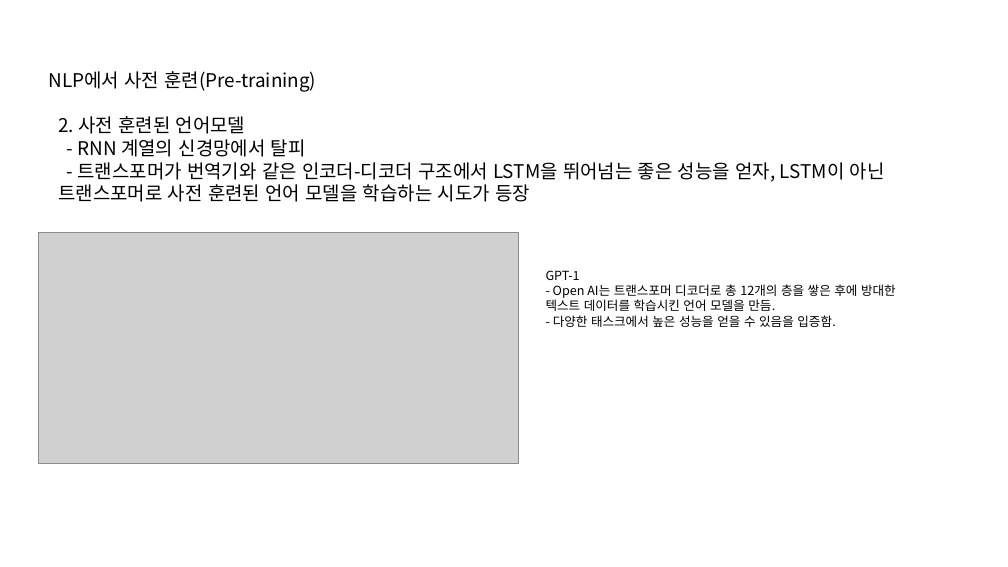
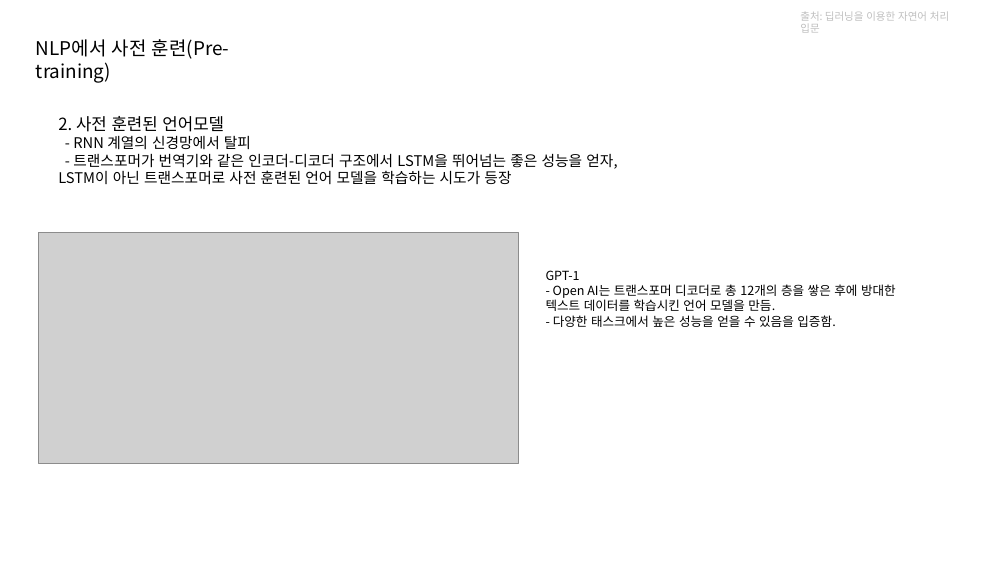
Before and after one commit to kjh8331267/NLP_Study, a slide deck: slide 5 of slide/BERT.pptx. Drawn at 1008x567 pixels with LibreOffice and Linux fonts; fonts in the diff are those of the drawing; grey boxes stand for pictures. Boxes give left, top, right and bottom in pixels: in the first picture for what was removed or moved away, otherwise in the second. Text is boxed around its words. In the diff, an @@ line names an element or a change of style, - is before the commit and + after.

```diff
--- a/slide/BERT.pptx
+++ b/slide/BERT.pptx
@@ text added at (800,12,949,33), 10 pt, text #BFBFBF @@
+출처: 딥러닝을 이용한 자연어 처리 입문
@@ text "NLP에서 사전 훈련(Pre-training)" rewrapped from (48,71,316,92) to (36,39,229,83) @@
@@ text "2. 사전 훈련된 언어모델" at (58,116,617,184): size 18 to 16 pt in "2. 사전 훈련된 언어모델"; size 18 to 14 pt in "- RNN 계열의 신경망에서 탈피", "- 트랜스포머가 번역기와 같은 인코더-디코더 구조에서 LSTM을 ..." @@
```
Also in this commit, not shown: 5 other slides changed, 3 slides added, 1 slide removed, 1 other file.
